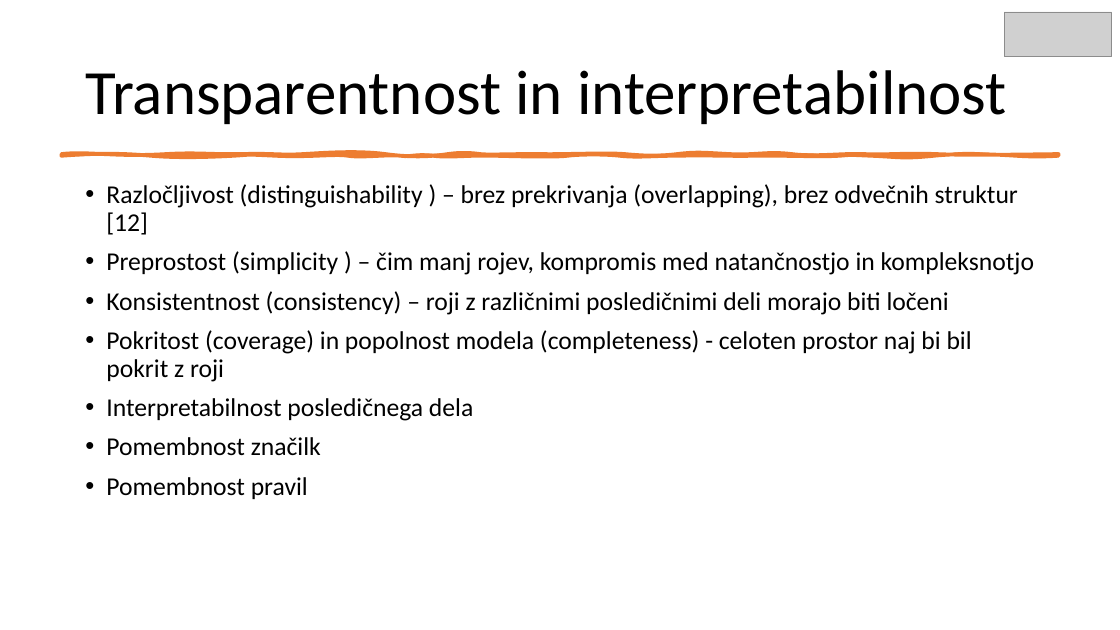
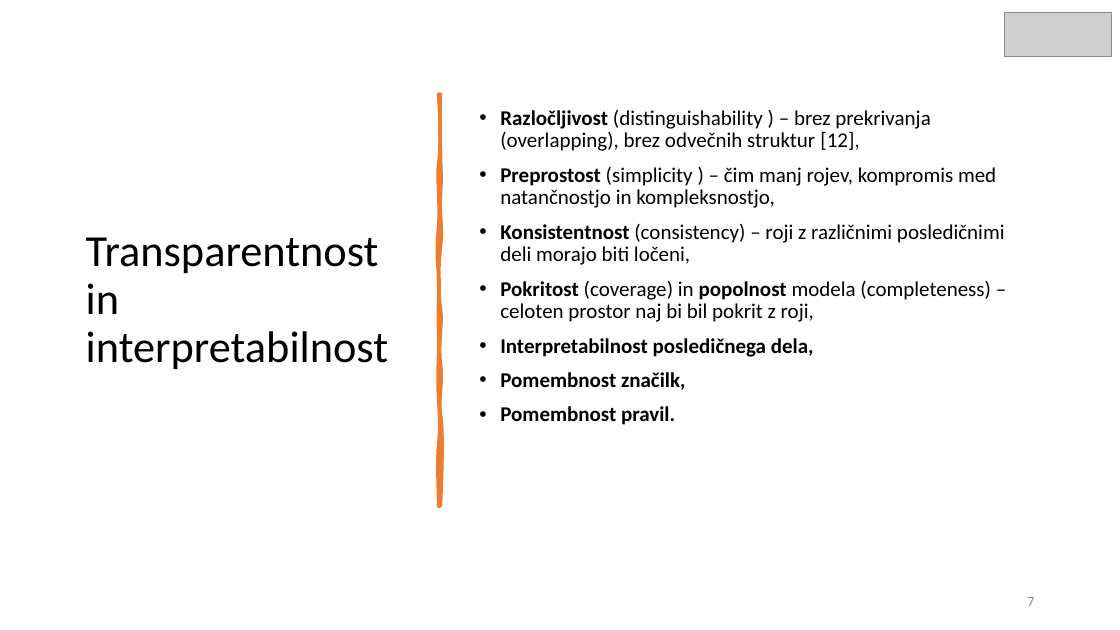
Before and after one commit to mihaozbot/Seminarska-1, a slide deck: slide 7 of Samo razvijajoci se sistemi_v3.pptx (slide 9 before the commit). Drawn at 1120x630 pixels with LibreOffice and Linux fonts; fonts in the diff are those of the drawing; grey boxes stand for pictures. Boxes give left, top, right and bottom in pixels: in the first picture for what was removed or moved away, otherwise in the second. Text is boxed around its words. In the diff, an @@ line names an element or a change of style, - is before the commit and + after.

```diff
--- a/Samo razvijajoci se sistemi_v3.pptx
+++ b/Samo razvijajoci se sistemi_v3.pptx
@@ title "Transparentnost in interpretabilnost": place and size @@
-title "Transparentnost in interpretabilnost" at (85,70,1006,124)
+title "Transparentnost in interpretabilnost" at (86,237,388,369)
@@ title "Transparentnost in interpretabilnost" at (86,237,388,369): size 54 to 38 pt @@
@@ text "Razločljivost (distinguishability ) – brez ..." at (500,110,1005,425): vertical alignment top to middle @@
@@ freeform shape added at (439,94,440,506), fill #ED7D31, outline #ED7D31 3.25 pt @@
@@ text at (500,110,1005,425): text changed; size 22 to 18 pt @@
-• Razločljivost (distinguishability ) – brez prekrivanja (overlapping), brez odvečnih struktur [12]
-• Preprostost (simplicity ) – čim manj rojev, kompromis med natančnostjo in kompleksnotjo
-• Konsistentnost (consistency) – roji z različnimi posledičnimi deli morajo biti ločeni
-• Pokritost (coverage) in popolnost modela (completeness) - celoten prostor naj bi bil pokrit z roji
-• Interpretabilnost posledičnega dela
-• Pomembnost značilk
-• Pomembnost pravil
+• Razločljivost (distinguishability ) – brez prekrivanja (overlapping), brez odvečnih struktur [12],
+• Preprostost (simplicity ) – čim manj rojev, kompromis med natančnostjo in kompleksnostjo,
+• Konsistentnost (consistency) – roji z različnimi posledičnimi deli morajo biti ločeni,
+• Pokritost (coverage) in popolnost modela (completeness) – celoten prostor naj bi bil pokrit z roji,
+• Interpretabilnost posledičnega dela,
+• Pomembnost značilk,
+• Pomembnost pravil.
@@ freeform shape removed at (61,154,1059,155) @@
@@ page number added at (1027,597,1034,606), 12 pt, text #8C8C8C @@
+7
```
Also in this commit, not shown: 16 other slides changed, 4 slides added, 1 slide removed, 21 other files.
